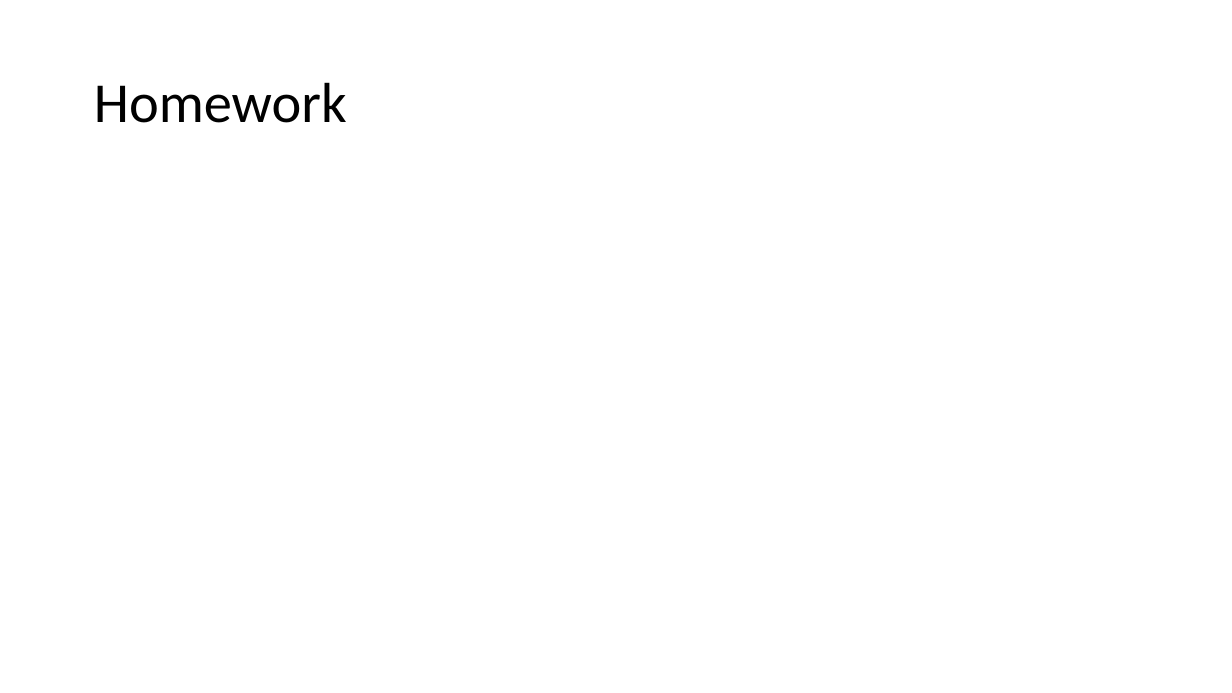
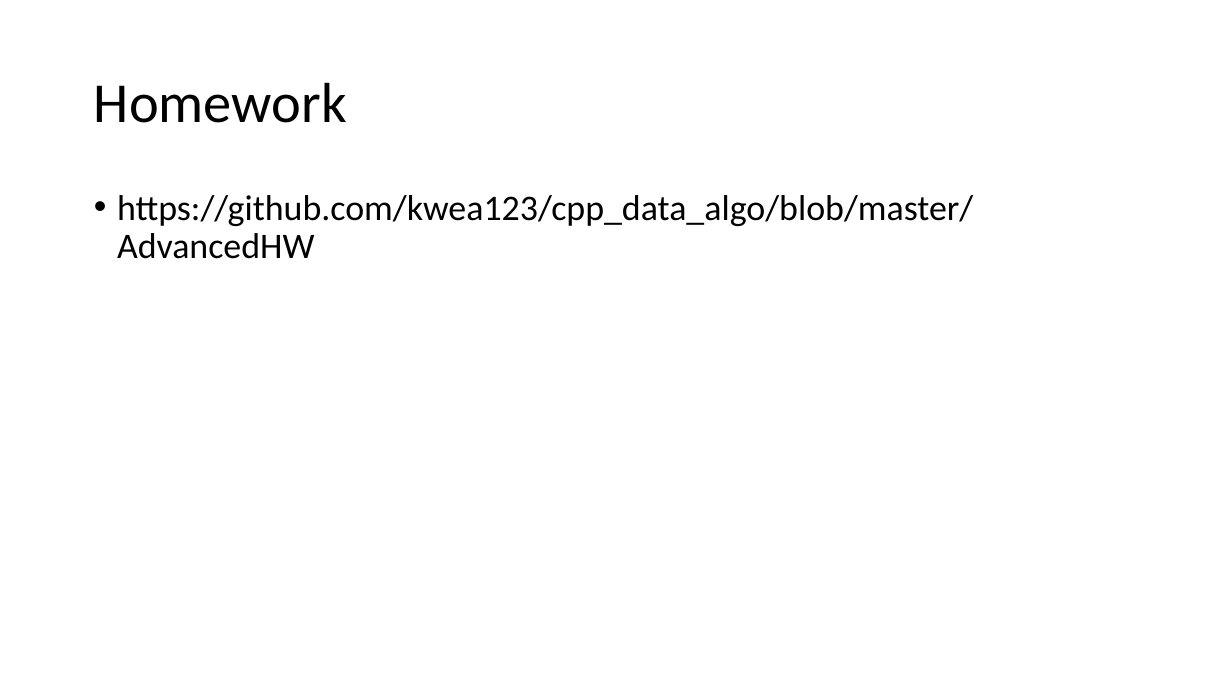
Before and after one commit to kwea123/cpp_data_algo, a slide deck: slide 34 of 9_Advanced.pptx. Drawn at 1232x693 pixels with LibreOffice and Linux fonts; fonts in the diff are those of the drawing. Boxes give left, top, right and bottom in pixels: in the first picture for what was removed or moved away, otherwise in the second. Text is boxed around its words. In the diff, an @@ line names an element or a change of style, - is before the commit and + after.

```diff
--- a/9_Advanced.pptx
+++ b/9_Advanced.pptx
@@ text added at (117,195,973,259), 28 pt, text #000000 @@
+• https://github.com/kwea123/cpp_data_algo/blob/master/AdvancedHW
```
Also in this commit, not shown: 2 other files.
